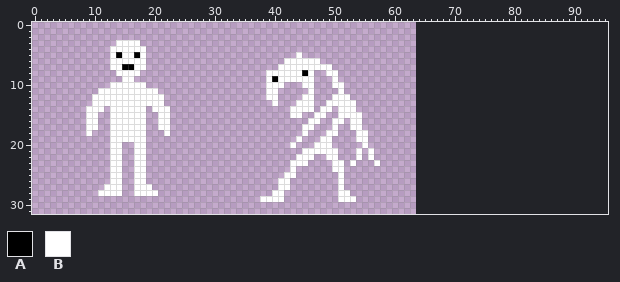
One commit to this pixel-art file: assets/asesprite/creatures_ase.aseprite. This is how it looked before the edit.
64x32 pixels, 1 frame. The old version is drawn lined up with the new one, on the new canvas.
Palette (. is transparent): A #000000  B #ffffff
Pixels before (only the part around the change), first column x 29:
 0 ...................................................................
 1 ...................................................................
 2 ...................................................................
 3 ...................................................................
 4 ...................................................................
 5 ...............B...................................................
 6 .............BBBBBB................................................
 7 ............BBBBBBBBB..............................................
 8 ..........BBBBBBAB..BB.............................................
 9 ..........BABBBBBB...B.............................................
10 ..........BBB...BB...BB............................................
11 ..........BB.....B....B............................................
12 ..........BB....BB...BBB...........................................
13 ...........B...BBB..BBBBB..........................................
14 ..............BBBB.BB.BBB..........................................
15 ..............BB..BB..BBBB.........................................
16 .................BB..BB.BB.........................................
17 ................BB...B..BB.........................................
18 ................B...BB...BB........................................
19 ...............B...BB....BB........................................
20 ..............B...BBB.....B........................................
21 ................BBBBBB...B.B.......................................
22 ...............BBB..BB...B.B.......................................
23 ..............BBB....BB.B...B......................................
24 ..............B......BB............................................
25 .............BB.......B............................................
26 ............BB........B............................................
27 ............BB........B............................................
28 ...........BB.........BB...........................................
29 .........BBBB.........BBB..........................................
30 ...................................................................
31 ...................................................................
And afterwards:
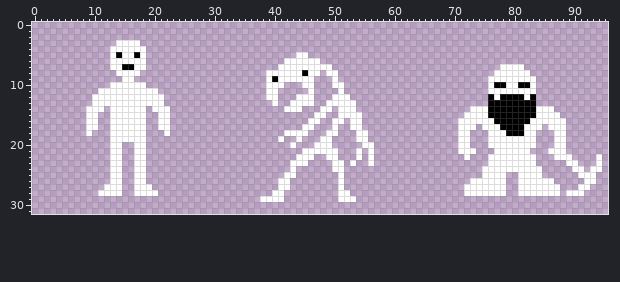
The edit:
canvas 64x32 -> 96x32
y 5: x 45 . -> B
y 7: x 78..81 .... -> BBBB
y 8: x 47 . -> B; x 77..82 ...... -> BBBBBB
y 9: x 76..83 ........ -> BBBBBBBB
y 10: x 76..83 ........ -> BAABBAAB
y 11: x 76..83 ........ -> BBBBBBBB
y 12: x 44 . -> B; x 76..83 ........ -> ABAAAABA
y 13: x 43 . -> B; x 76..83 ........ -> AAAAAAAA
y 14: x 42 . -> B; x 45..46 BB -> ..; x 73..86 .............. -> BBBAAAAAAAABBB
y 15: x 43..44 BB -> ..; x 72..87 ................ -> BBBBAAAAAAAABBBB
y 16: x 71..88 .................. -> BBBBBBAAAAAABBBBBB
y 17: x 71..73 ... -> BBB; x 75..84 .......... -> BBBAAAABBB; x 86..88 ... -> BBB
y 18: x 42..44 ... -> BBB; x 71..72 .. -> BB; x 76..83 ........ -> BBBAAABB; x 87..88 .. -> BB
y 19: x 41 . -> B; x 71..72 .. -> BB; x 76..83 ........ -> BBBBBBBB; x 87..88 .. -> BB
y 20: x 56 . -> B; x 71..72 .. -> BB; x 76..83 ........ -> BBBBBBBB; x 87..88 .. -> BB
y 21: x 71..73 ... -> BBB; x 77..82 ...... -> BBBBBB; x 86..88 ... -> BBB
y 22: x 72 . -> B; x 76..83 ........ -> BBBBBBBB; x 87..89 ... -> BBB; x 94 . -> B
y 23: x 56..57 .B -> B.; x 76..83 ........ -> BBBBBBBB; x 89..90 .. -> BB; x 94 . -> B
y 24: x 75..84 .......... -> BBBBBBBBBB; x 90..91 .. -> BB; x 93..94 .. -> BB
y 25: x 75..78 .... -> BBBB; x 81..84 .... -> BBBB; x 91..93 ... -> BBB
y 26: x 73..78 ...... -> BBBBBB; x 81..86 ...... -> BBBBBB; x 92..93 .. -> BB
y 27: x 72..78 ....... -> BBBBBBB; x 81..87 ....... -> BBBBBBB; x 91..92 .. -> BB
y 28: x 72..78 ....... -> BBBBBBB; x 81..87 ....... -> BBBBBBB; x 89..91 ... -> BBB
